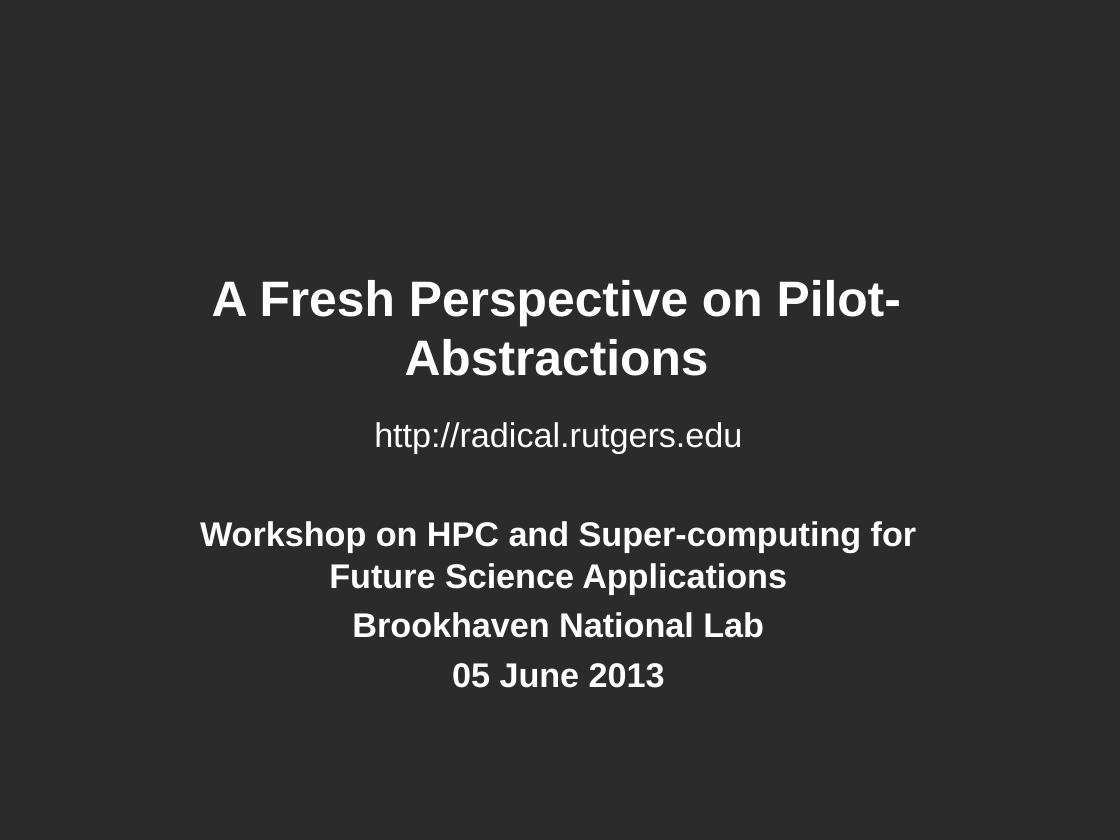
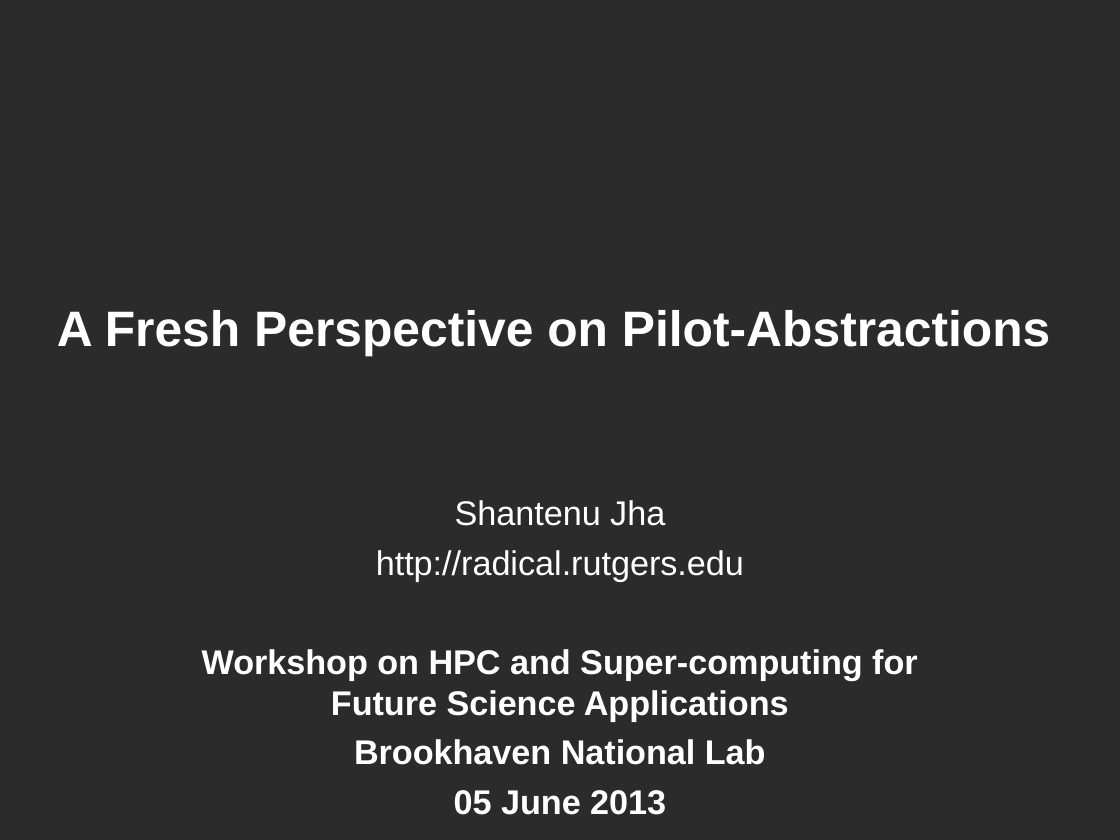
Before and after one commit to saga-project/presentations, a slide deck: slide 1 of bnl-pstar.ppt. Drawn at 1120x840 pixels with LibreOffice and Linux fonts; fonts in the diff are those of the drawing; background and template pictures are left out; a plain dark background stands for a picture behind light text. Boxes give left, top, right and bottom in pixels: in the first picture for what was removed or moved away, otherwise in the second. Text is boxed around its words. In the diff, an @@ line names an element or a change of style, - is before the commit and + after.

```diff
--- a/bnl-pstar.ppt
+++ b/bnl-pstar.ppt
@@ title "A Fresh Perspective on Pilot-Abstractions" rewrapped from [212, 280, 901, 376] to [57, 310, 1050, 356] @@
@@ subtitle "Shantenu Jha": place and size @@
-subtitle "Shantenu Jha" at [200, 422, 917, 688]
+subtitle "Shantenu Jha" at [202, 500, 918, 815]
@@ subtitle at [455, 500, 665, 526]: paragraph added @@
+Shantenu Jha
```
Also in this commit, not shown: 6 other slides changed, 3 slides added.
